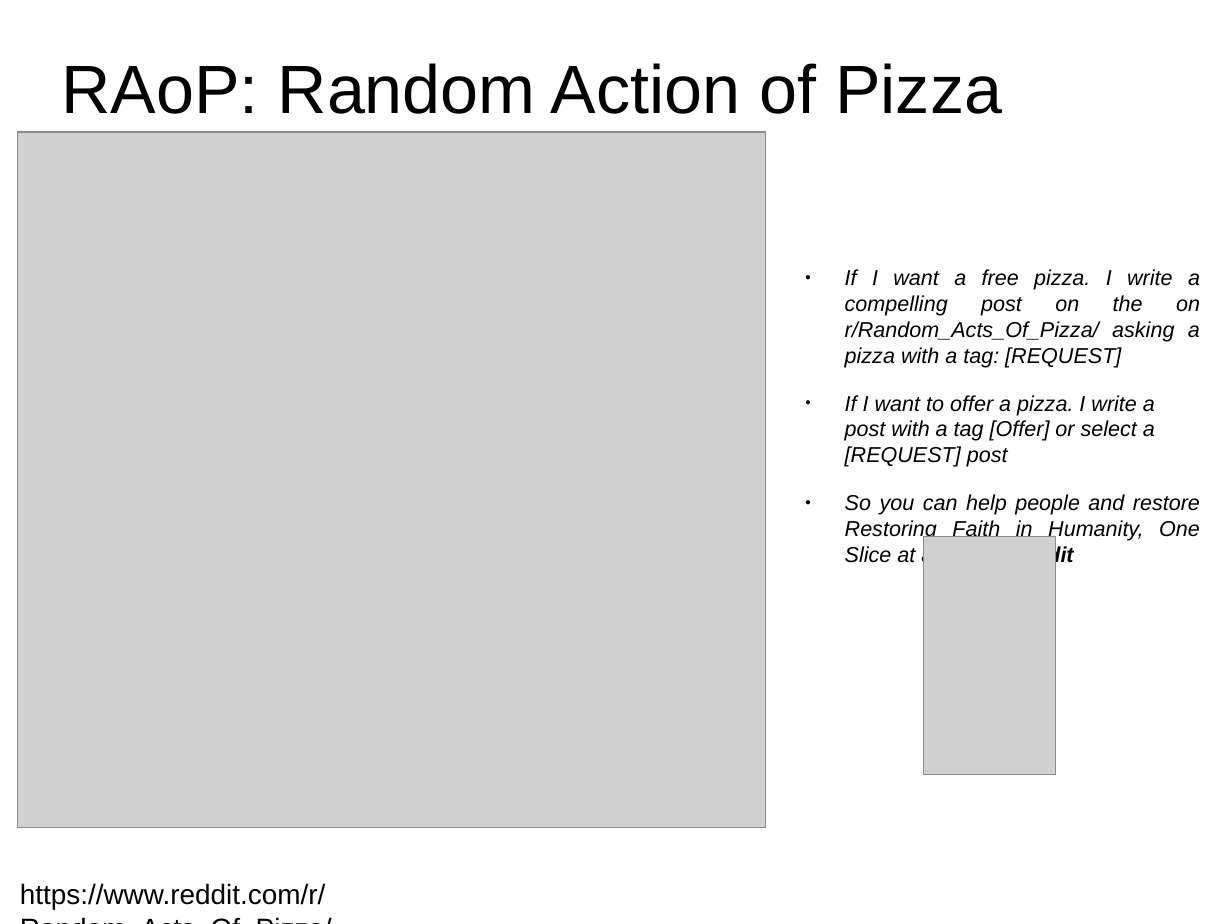
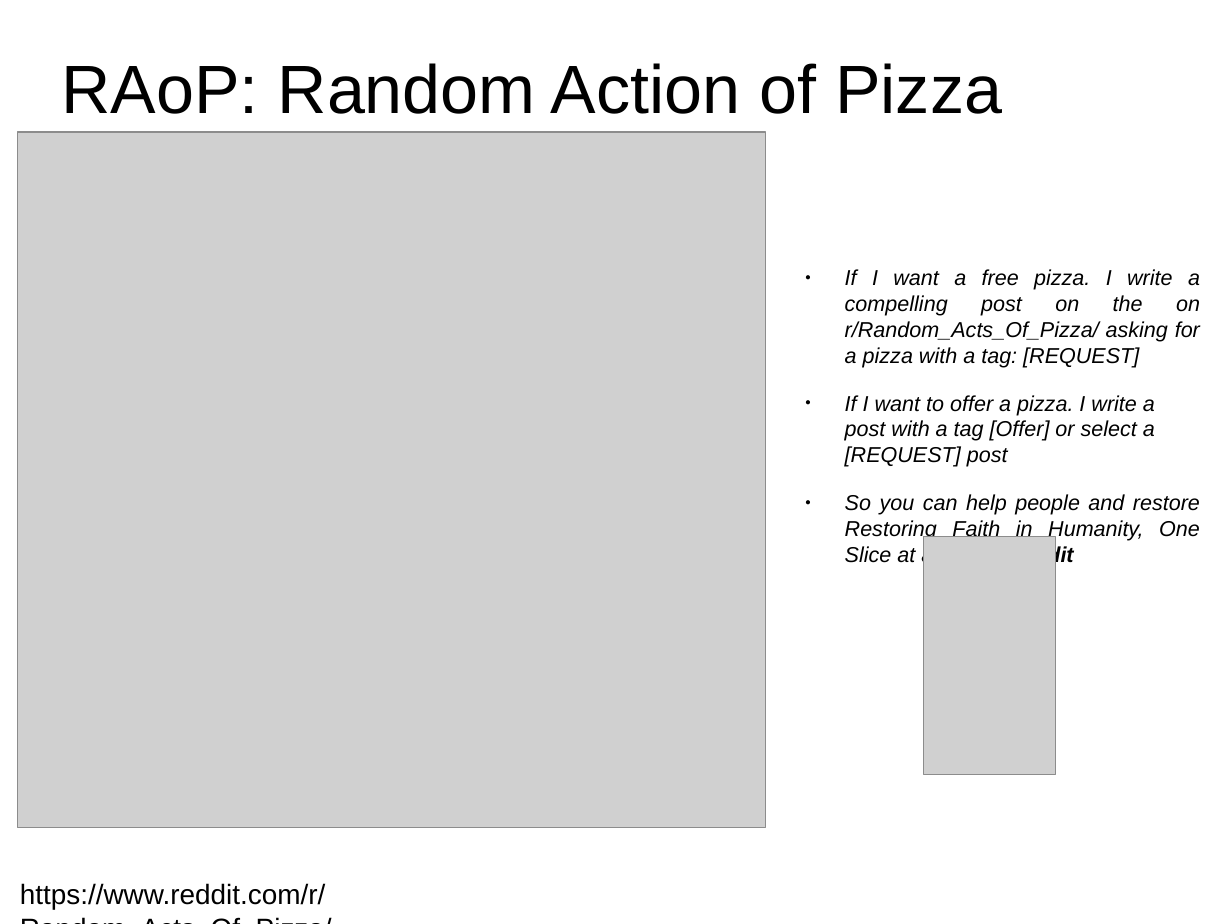
Before and after one commit to leandroohf/raop, a slide deck: slide 3 of doc/pres/pres.odp (slide 2 before the commit). Drawn at 1232x924 pixels with LibreOffice and Linux fonts; fonts in the diff are those of the drawing; grey boxes stand for pictures. Boxes give left, top, right and bottom in pixels: in the first picture for what was removed or moved away, otherwise in the second. Text is boxed around its words. In the diff, an @@ line names an element or a change of style, - is before the commit and + after.

Commit message:
doc: Review pres
* Add Overview
* Add Goals (What question I want to answer?)
* Review Conclusion (Recomendation n next steps)

```diff
--- a/doc/pres/pres.odp
+++ b/doc/pres/pres.odp
@@ text at (x1=845, y1=269, x2=1200, y2=368): text changed @@
-● If I want a free pizza. I write a compelling post on the on r/Random_Acts_Of_Pizza/ asking a pizza with a tag: [REQUEST]
+● If I want a free pizza. I write a compelling post on the on r/Random_Acts_Of_Pizza/ asking for a pizza with a tag: [REQUEST]
```
Also in this commit, not shown: 3 other slides changed, 1 slide added.
